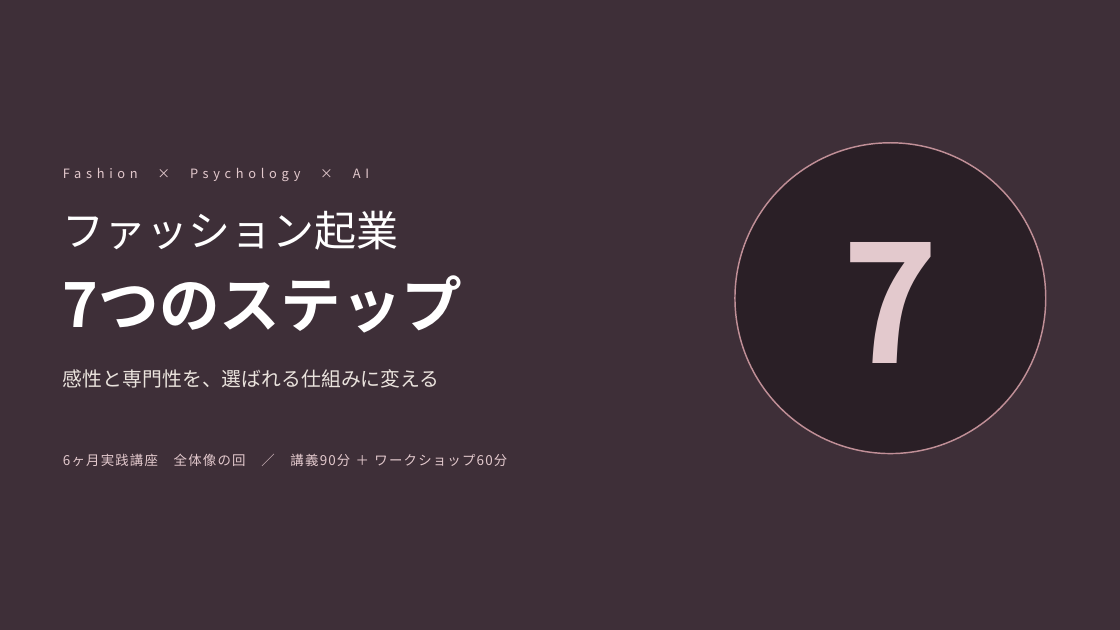
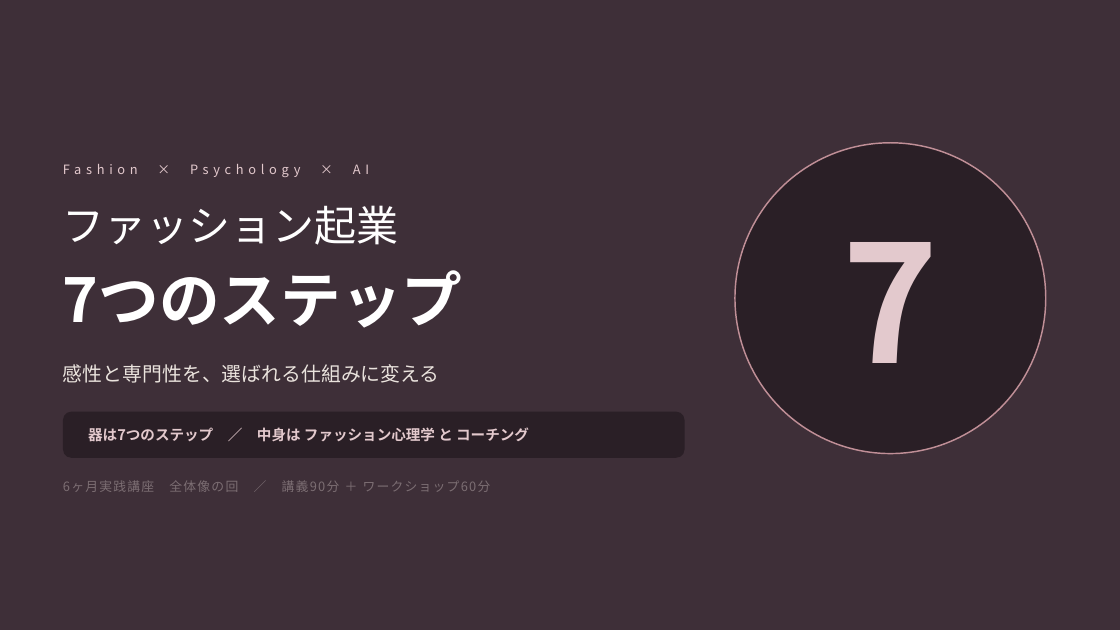
Before and after one commit to fashio17/potential-lamp, a slide deck: slide 1 of fashion-7steps/ファッション起業7つのステップ.pptx. Drawn at 1120x630 pixels with LibreOffice and Linux fonts; fonts in the diff are those of the drawing. Boxes give left, top, right and bottom in pixels: in the first picture for what was removed or moved away, otherwise in the second. Text is boxed around its words. In the diff, an @@ line names an element or a change of style, - is before the commit and + after.

```diff
--- a/fashion-7steps/ファッション起業7つのステップ.pptx
+++ b/fashion-7steps/ファッション起業7つのステップ.pptx
@@ 4 texts: place and size @@
-4 texts at <box>63,168,462,388</box>
+4 texts at <box>63,164,462,383</box>
@@ rounded rectangle added at <box>63,412,685,458</box>, fill #2A1F26 @@
@@ text added at <box>88,427,529,442</box>, 12.5 pt, text #E3C9CD, bold @@
+器は7つのステップ ／ 中身は ファッション心理学 と コーチング
@@ text "6ヶ月実践講座 全体像の回 ／ 講義90分 ＋ ...": place and size @@
-text "6ヶ月実践講座 全体像の回 ／ 講義90分 ＋ ..." at <box>63,454,507,466</box>
+text "6ヶ月実践講座 全体像の回 ／ 講義90分 ＋ ..." at <box>63,480,490,492</box>
@@ text "6ヶ月実践講座 全体像の回 ／ 講義90分 ＋ ..." at <box>63,480,490,492</box>: size 11.5 to 11 pt, text colour #E3C9CD to #7C6E73 @@
```
Also in this commit, not shown: 15 other slides changed, 6 slides added, 6 slides removed, 4 other files.
